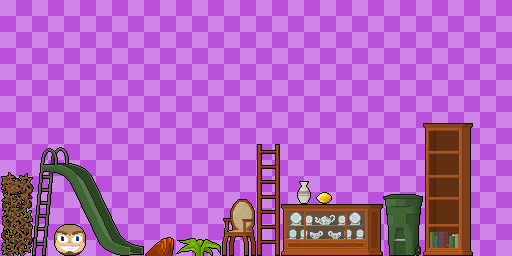
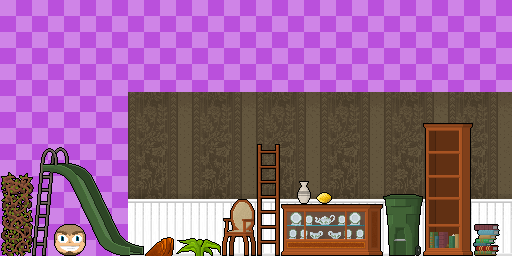
Comparing the layer stacks of the two 512×256 images. Changes:
added layer "books" above "bookshelf" over left=473, top=224, right=500, bottom=256
added layer "wallpaper" above "16x16 grid" over left=128, top=92, right=512, bottom=256
